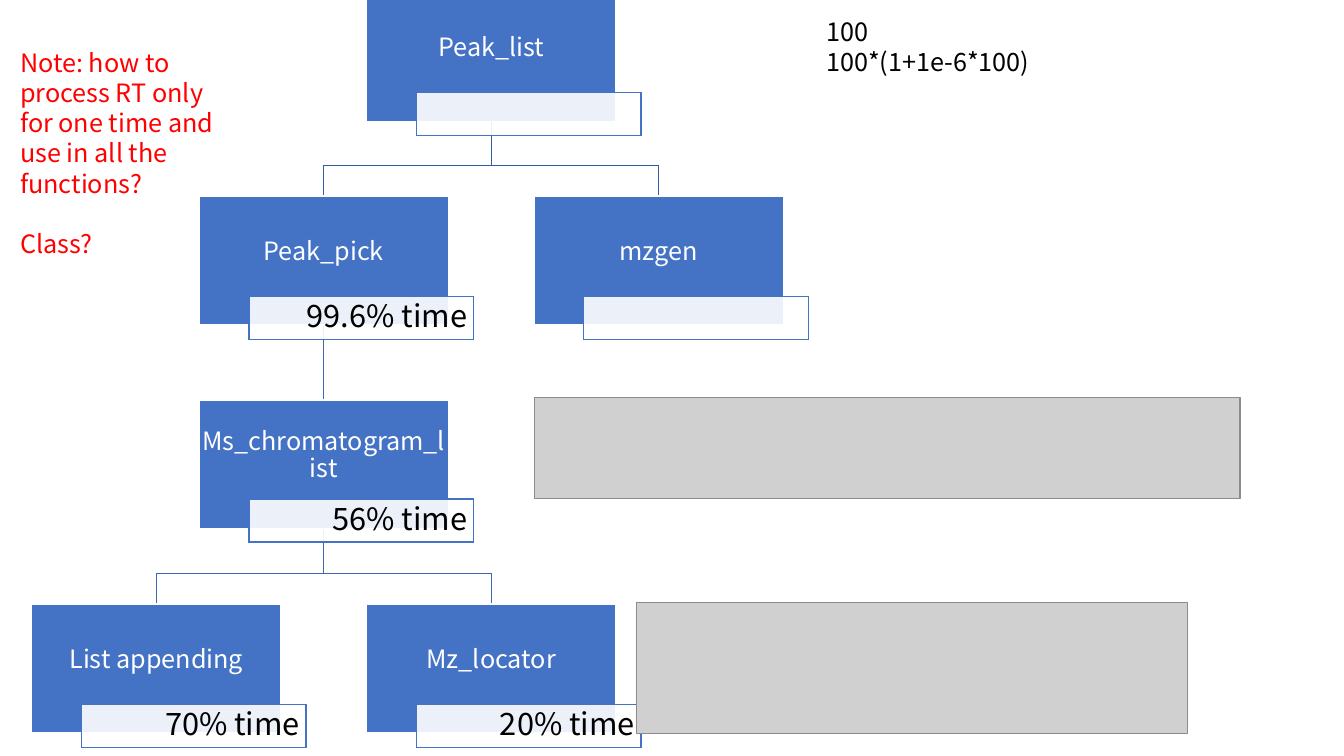
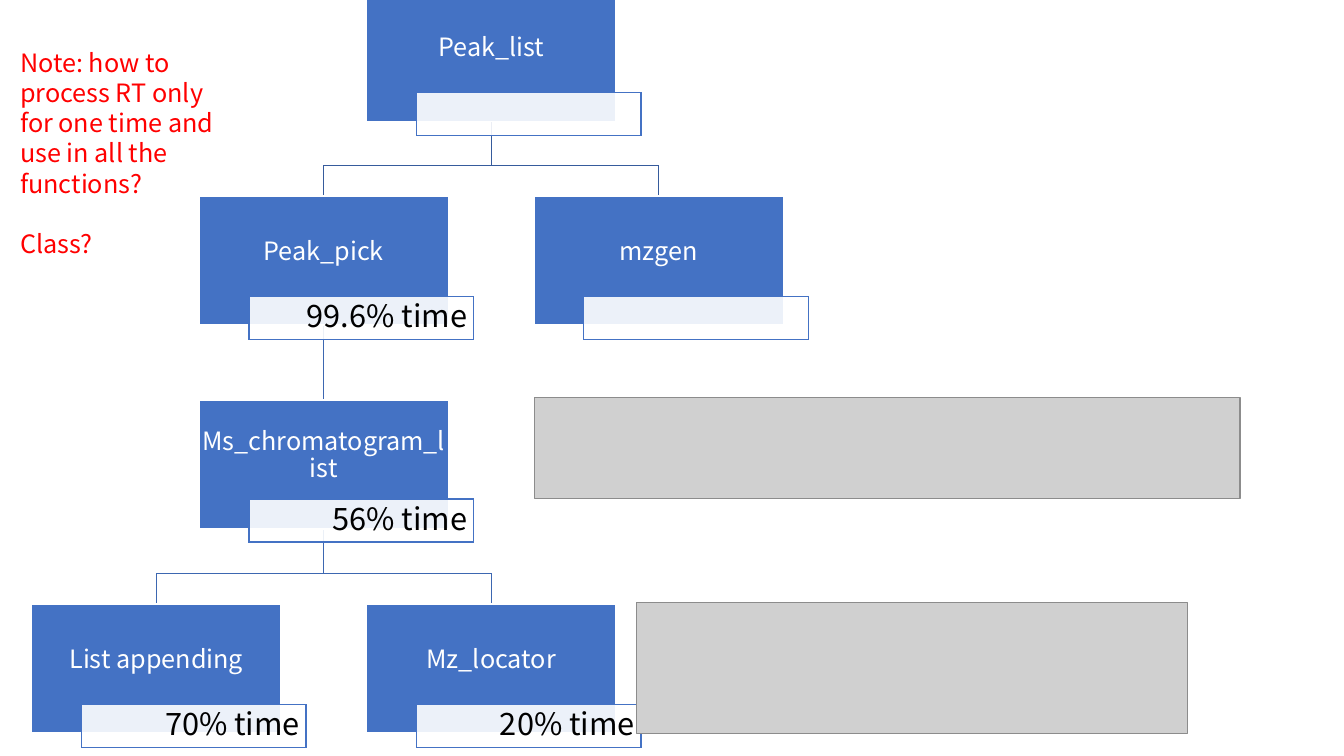
Before and after one commit to XiminHu/mass-suite, a slide deck: slide 14 of doc/CR-20210202.pptx. Drawn at 1344x756 pixels with LibreOffice and Linux fonts; fonts in the diff are those of the drawing; grey boxes stand for pictures. Boxes give left, top, right and bottom in pixels: in the first picture for what was removed or moved away, otherwise in the second. Text is boxed around its words. In the diff, an @@ line names an element or a change of style, - is before the commit and + after.

```diff
--- a/doc/CR-20210202.pptx
+++ b/doc/CR-20210202.pptx
@@ text removed at [826, 22, 1029, 76] @@
-100
-100*(1+1e-6*100)
```
Also in this commit, not shown: 4 other slides changed, 1 slide added, 2 other files.
